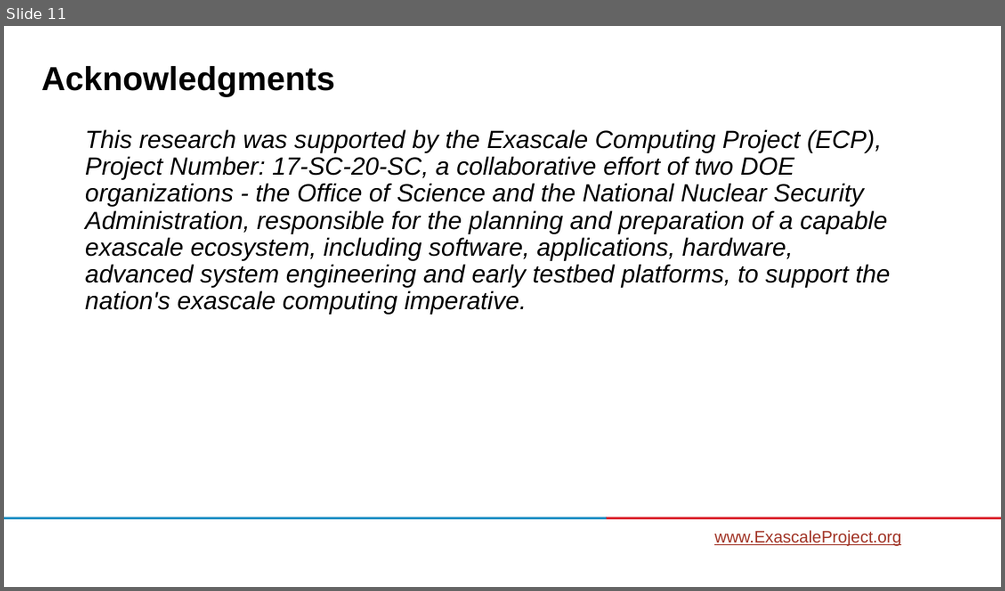
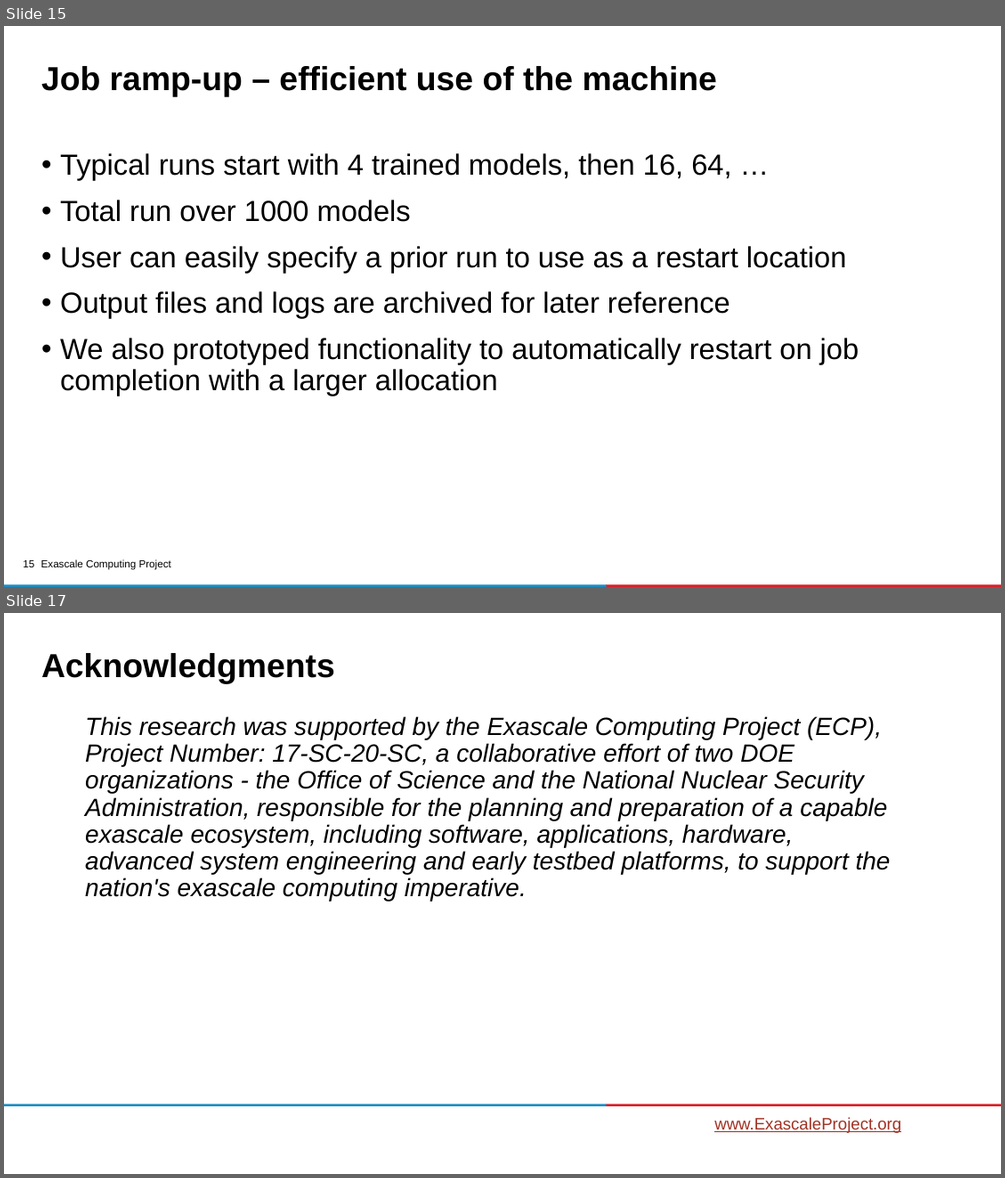
Before and after one commit to ECP-CANDLE/Tutorials, a slide deck: 2020/ECP/slides/09-cplo.pptx. Shown one above the other, each under a label of ours: slide 11 before the commit, slides 15 and 17 after it; the slides between them are not shown. The pictures are 1005x591 and 1005x1178 pixels, drawn with LibreOffice and Linux fonts; fonts in the diff are those of the drawing; background and template pictures are left out. Boxes give left, top, right and bottom in pixels: in the first picture for what was removed or moved away, otherwise in the second. Text is boxed around its words. In the diff, an @@ line names an element or a change of style, - is before the commit and + after.

```diff
--- a/2020/ECP/slides/09-cplo.pptx
+++ b/2020/ECP/slides/09-cplo.pptx
@@ slide 15 added at bbox=[4, 26, 1001, 587], background #FFFFFF @@
@@ title added at bbox=[41, 66, 717, 97], 32 pt, text #000000, bold @@
+Job ramp-up – efficient use of the machine
@@ text added at bbox=[60, 153, 859, 395], 28 pt, text #000000 @@
+• Typical runs start with 4 trained models, then 16, 64, …
+• Total run over 1000 models
+• User can easily specify a prior run to use as a restart location
+• Output files and logs are archived for later reference
+• We also prototyped functionality to automatically restart on job completion with a larger allocation
@@ text added at bbox=[41, 559, 171, 570], 10 pt, text #000000 @@
+Exascale Computing Project
@@ rectangle added at bbox=[4, 585, 606, 587], fill #1B8DC3 @@
@@ page number added at bbox=[23, 560, 34, 567], 10 pt, text #000000 @@
+15
@@ rectangle added at bbox=[606, 585, 1001, 587], fill #DA1F28 @@
@@ what was slide 11 is now slide 17 @@
```
Also in this commit, not shown: 7 slides changed, 7 other slides added, 2 slides removed.
